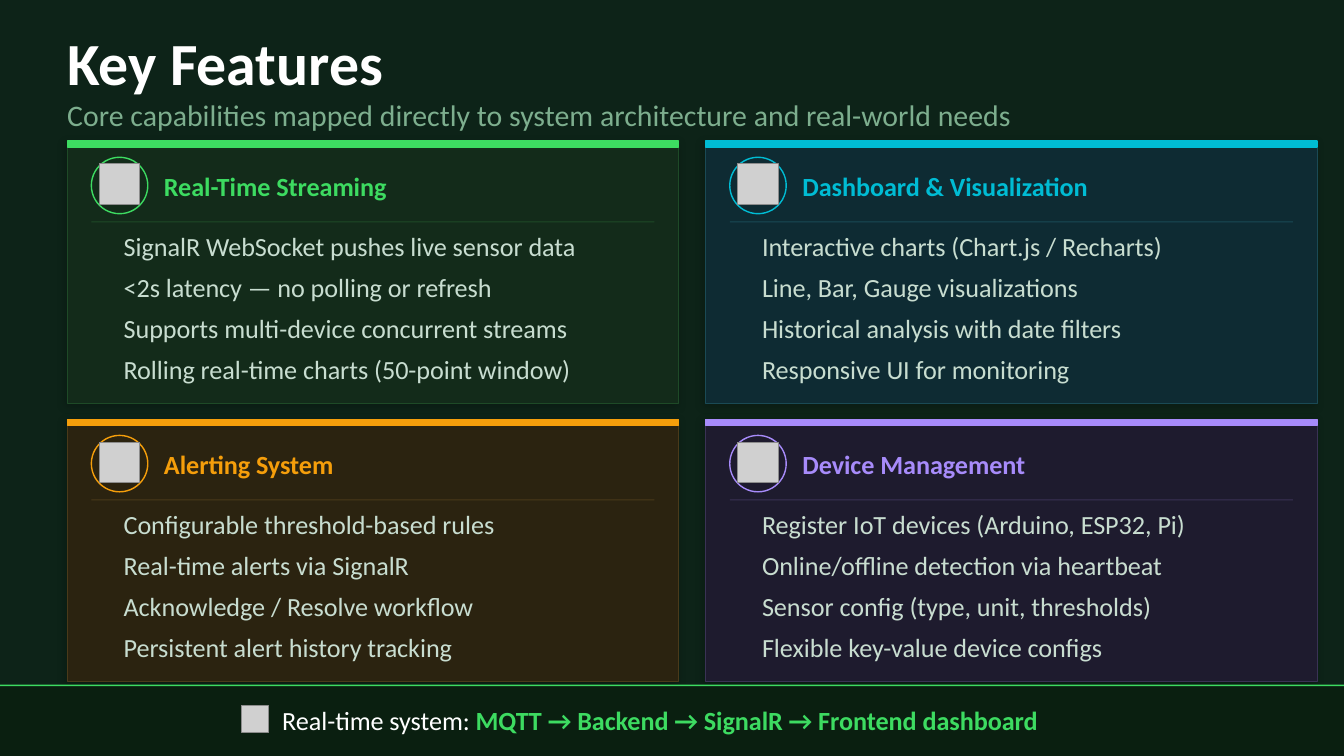
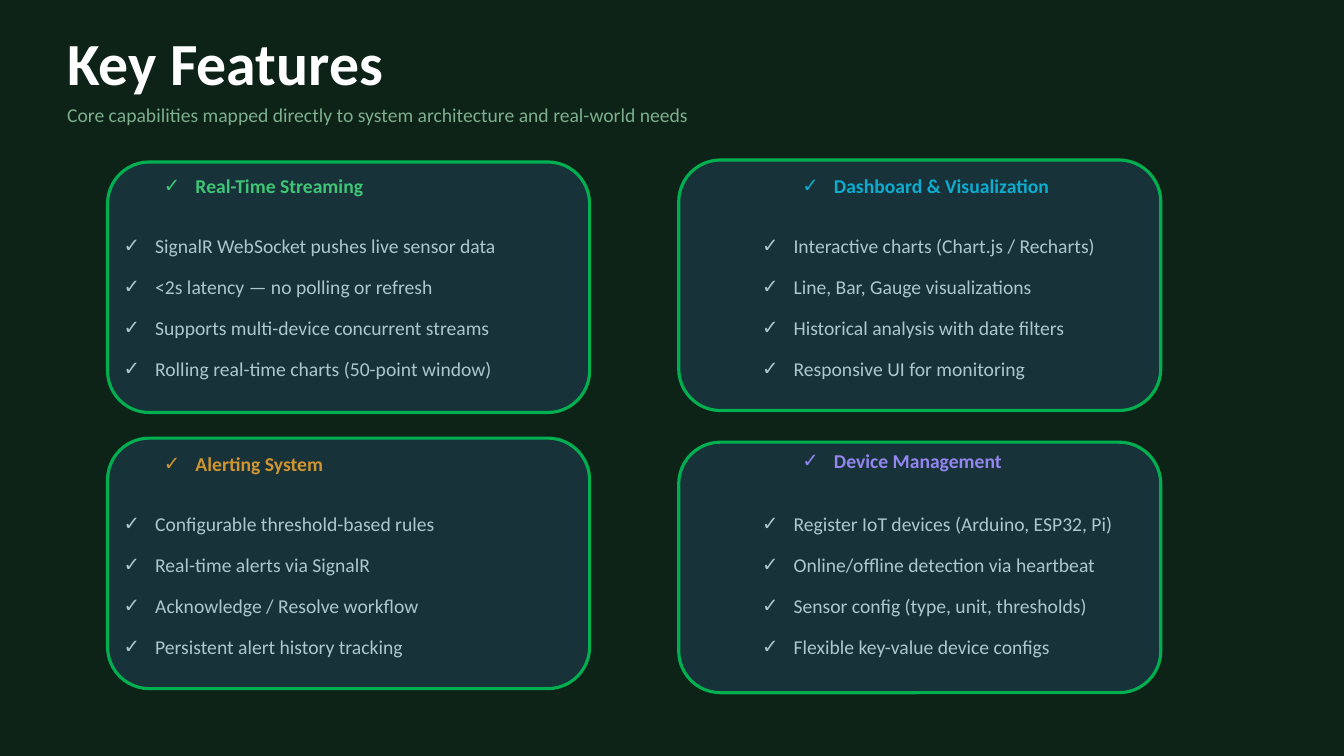
Before and after one commit to TranRTC/capstone_project, a slide deck: slide 10 of Presentation/Capstone Project Presentation.pptx (slide 15 before the commit). Drawn at 1344x756 pixels with LibreOffice and Linux fonts; fonts in the diff are those of the drawing; grey boxes stand for pictures; background and template pictures are left out. Boxes give left, top, right and bottom in pixels: in the first picture for what was removed or moved away, otherwise in the second. Text is boxed around its words. In the diff, an @@ line names an element or a change of style, - is before the commit and + after.

```diff
--- a/Presentation/Capstone Project Presentation.pptx
+++ b/Presentation/Capstone Project Presentation.pptx
@@ text "Core capabilities mapped directly to ..." at (67,108,688,125): size 21.3 to 14 pt @@
@@ rectangle removed at (68,141,680,403) @@
@@ rectangle removed at (68,141,680,147) @@
@@ rectangle at (706,141,1318,147): fill #00BCD4 to #0D2318; outline #00BCD4 1 pt to none @@
@@ rectangle removed at (706,141,1318,403) @@
@@ ellipse removed at (92,157,148,214) @@
@@ picture removed at (100,164,140,205) @@
@@ rounded rectangle added at (108,162,590,413), fill #4472C4 at 20% opacity, outline #00B050 2.25 pt @@
@@ rounded rectangle added at (679,160,1160,411), fill #4472C4 at 20% opacity, outline #00B050 2.25 pt @@
@@ ellipse removed at (730,157,786,214) @@
@@ picture removed at (738,164,778,205) @@
@@ line removed from (92, 222) to (654, 222) @@
@@ line removed from (730, 222) to (1293, 222) @@
@@ rectangle at (68,419,680,425): fill #F59E0B to #0D2318; outline #F59E0B 1 pt to none @@
@@ rectangle removed at (68,419,680,682) @@
@@ rectangle removed at (706,419,1318,682) @@
@@ rectangle removed at (706,419,1318,425) @@
@@ ellipse removed at (92,436,148,492) @@
@@ picture removed at (100,443,140,483) @@
@@ rounded rectangle added at (108,439,590,690), fill #4472C4 at 20% opacity, outline #00B050 2.25 pt @@
@@ 3 rectangles: place and size @@
-3 rectangles at (164,177,1088,479)
+3 rectangles at (164,160,1300,490)
@@ size 18.7 to 14 pt; bullet none to ✓; fill none to #0D2318 in 3 elements at (164,160,661,212), (803,160,1300,212), (164,439,661,490) @@
@@ rounded rectangle added at (679,443,1160,694), fill #4472C4 at 20% opacity, outline #00B050 2.25 pt @@
@@ ellipse removed at (730,436,786,492) @@
@@ picture removed at (738,443,778,483) @@
@@ size 18.7 to 14 pt; bullet none to ✓ in 17 elements at (155,239,495,257), (155,280,433,298), (155,321,489,338), (155,362,491,380), (794,239,1095,257), (794,280,1032,298), (794,321,1064,338), (794,362,1024,380), (155,517,434,535), (155,558,370,576), (155,599,419,617), (155,640,403,658), (794,517,1112,535), (794,558,1095,573), (794,599,1086,617), (794,640,1050,658), (834,454,1002,472) @@
@@ line removed from (92, 500) to (654, 500) @@
@@ line removed from (730, 500) to (1293, 500) @@
@@ rectangle removed at (0,686,1344,756) @@
@@ line removed from (0, 686) to (1344, 686) @@
@@ picture removed at (242,706,269,733) @@
@@ text removed at (282,711,1038,735) @@
-Real-time system: MQTT → Backend → SignalR → Frontend dashboard
```
Also in this commit, not shown: 9 other slides changed, 1 slide added, 7 slides removed.
